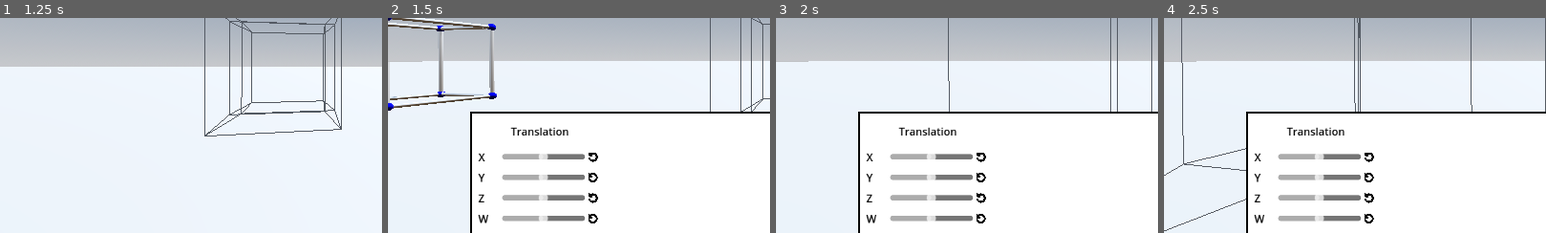
Above: before the commit, frames 1-4 (left to right).
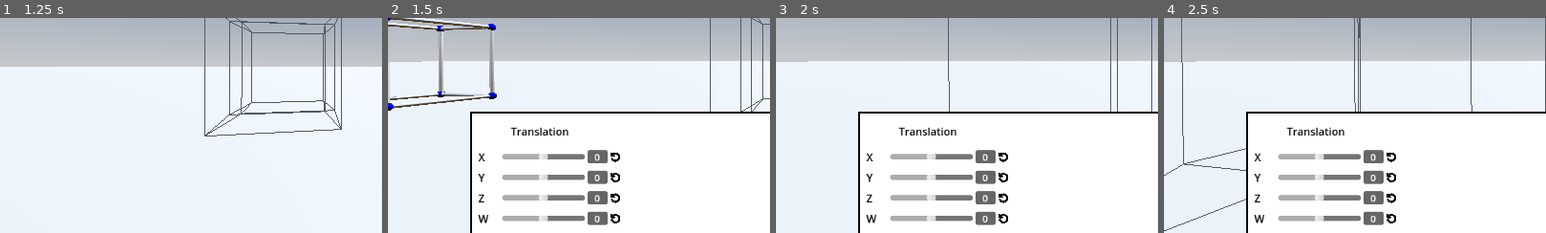
Above: after the commit, the same moments.

Repository: Stantrh/Projet_Tutore_4D_VR_KOMODZINSKI_RYSAK_TROHA
Game: Godot game, scene res://Scenes/world.tscn
Two runs of this game, one before a commit and one after it. Both use one fixed random seed, a clock stepped at 60 frames per second and the inputs below.
Inputs (mouse positions are % of the whole screen's width and height, from its top left):
- Up to frame 1 (1.25 s): tap Enter at 0.5 s; move the mouse to (55, 50) at 0.52 s; hold W (move_forward) from 0.53 s (still down); hold Middle mouse button (rotate) from 0.53 s (still down)
- Up to frame 2 (1.5 s): keep holding W (move_forward); move the mouse to (45, 50) at 1.27 s; release Middle mouse button (rotate) at 1.28 s; click (45, 50) at 1.35 s
- Up to frame 3 (2 s): keep holding W (move_forward)
- Up to frame 4 (2.5 s): move the mouse to (60, 28) at 2.02 s; release W (move_forward) at 2.03 s; hold D (move_right) from 2.03 s (still down); hold Middle mouse button (rotate) from 2.03 s (still down)
The pictures show only the part of the screen within x 0-50%, y 40-90%; the shares and areas given below are measured in that part.

Frame 1 is identical in both runs. In frame 2, 1.6% of the frame differs, in the area x 52-61%, y 61-97%; in frame 3, 1.6%; in frame 4, 1.6%.

Commit message:
Modification UI

Diff:
--- a/app4d/Scenes/ui.tscn
+++ b/app4d/Scenes/ui.tscn
@@ -9,6 +9,9 @@
 
 [sub_resource type="LabelSettings" id="LabelSettings_aibw1"]
 font_color = Color(0, 0, 0, 1)
+
+[sub_resource type="LabelSettings" id="LabelSettings_5e1nt"]
+font_size = 15
 
 [node name="UI" type="Control"]
 layout_mode = 3
@@ -105,6 +108,30 @@
 min_value = -10.0
 max_value = 10.0
 
+[node name="Panel" type="Panel" parent="ReferenceRect/ColorRect/Translation/HBoxContainer/HBoxContainer"]
+self_modulate = Color(0, 0, 0, 1)
+custom_minimum_size = Vector2(30, 20)
+layout_mode = 2
+size_flags_vertical = 4
+
+[node name="Label" type="Label" parent="ReferenceRect/ColorRect/Translation/HBoxContainer/HBoxContainer/Panel"]
+custom_minimum_size = Vector2(28, 23)
+layout_mode = 1
+anchors_preset = 8
+anchor_left = 0.5
+anchor_top = 0.5
+anchor_right = 0.5
+anchor_bottom = 0.5
+offset_left = -14.0
+offset_top = -11.5
+offset_right = 14.0
+offset_bottom = 11.5
+grow_horizontal = 2
+grow_vertical = 2
+text = "0"
+label_settings = SubResource("LabelSettings_5e1nt")
+horizontal_alignment = 1
+
 [node name="x_translation_reset" type="TextureButton" parent="ReferenceRect/ColorRect/Translation/HBoxContainer/HBoxContainer"]
 custom_minimum_size = Vector2(16, 24)
 layout_mode = 2
@@ -141,6 +168,30 @@
 size_flags_vertical = 4
 min_value = -10.0
 max_value = 10.0
+
+[node name="Panel" type="Panel" parent="ReferenceRect/ColorRect/Translation/HBoxContainer2/HBoxContainer"]
+self_modulate = Color(0, 0, 0, 1)
+custom_minimum_size = Vector2(30, 20)
+layout_mode = 2
+size_flags_vertical = 4
+
+[node name="Label" type="Label" parent="ReferenceRect/ColorRect/Translation/HBoxContainer2/HBoxContainer/Panel"]
+custom_minimum_size = Vector2(28, 23)
+layout_mode = 1
+anchors_preset = 8
+anchor_left = 0.5
+anchor_top = 0.5
+anchor_right = 0.5
+anchor_bottom = 0.5
+offset_left = -14.0
+offset_top = -11.5
+offset_right = 14.0
+offset_bottom = 11.5
+grow_horizontal = 2
+grow_vertical = 2
+text = "0"
+label_settings = SubResource("LabelSettings_5e1nt")
+horizontal_alignment = 1
 
 [node name="y_translation_reset" type="TextureButton" parent="ReferenceRect/ColorRect/Translation/HBoxContainer2/HBoxContainer"]
 custom_minimum_size = Vector2(16, 24)
@@ -180,6 +231,30 @@
 min_value = -10.0
 max_value = 10.0
 
+[node name="Panel" type="Panel" parent="ReferenceRect/ColorRect/Translation/HBoxContainer3/HBoxContainer"]
+self_modulate = Color(0, 0, 0, 1)
+custom_minimum_size = Vector2(30, 20)
+layout_mode = 2
+size_flags_vertical = 4
+
+[node name="Label" type="Label" parent="ReferenceRect/ColorRect/Translation/HBoxContainer3/HBoxContainer/Panel"]
+custom_minimum_size = Vector2(28, 23)
+layout_mode = 1
+anchors_preset = 8
+anchor_left = 0.5
+anchor_top = 0.5
+anchor_right = 0.5
+anchor_bottom = 0.5
+offset_left = -14.0
+offset_top = -11.5
+offset_right = 14.0
+offset_bottom = 11.5
+grow_horizontal = 2
+grow_vertical = 2
+text = "0"
+label_settings = SubResource("LabelSettings_5e1nt")
+horizontal_alignment = 1
+
 [node name="z_translation_reset" type="TextureButton" parent="ReferenceRect/ColorRect/Translation/HBoxContainer3/HBoxContainer"]
 custom_minimum_size = Vector2(16, 24)
 layout_mode = 2
@@ -216,6 +291,30 @@
 size_flags_vertical = 4
 min_value = -10.0
 max_value = 10.0
+
+[node name="Panel" type="Panel" parent="ReferenceRect/ColorRect/Translation/HBoxContainer4/HBoxContainer"]
+self_modulate = Color(0, 0, 0, 1)
+custom_minimum_size = Vector2(30, 20)
+layout_mode = 2
+size_flags_vertical = 4
+
+[node name="Label" type="Label" parent="ReferenceRect/ColorRect/Translation/HBoxContainer4/HBoxContainer/Panel"]
+custom_minimum_size = Vector2(28, 23)
+layout_mode = 1
+anchors_preset = 8
+anchor_left = 0.5
+anchor_top = 0.5
+anchor_right = 0.5
+anchor_bottom = 0.5
+offset_left = -14.0
+offset_top = -11.5
+offset_right = 14.0
+offset_bottom = 11.5
+grow_horizontal = 2
+grow_vertical = 2
+text = "0"
+label_settings = SubResource("LabelSettings_5e1nt")
+horizontal_alignment = 1
 
 [node name="w_translation_reset" type="TextureButton" parent="ReferenceRect/ColorRect/Translation/HBoxContainer4/HBoxContainer"]
 custom_minimum_size = Vector2(16, 24)
--- a/app4d/Scripts/ui.gd
+++ b/app4d/Scripts/ui.gd
@@ -5,7 +5,12 @@
 $ReferenceRect/ColorRect/Translation/HBoxContainer2/HBoxContainer/translation_y_slider,
 $ReferenceRect/ColorRect/Translation/HBoxContainer3/HBoxContainer/translation_z_slider,
 $ReferenceRect/ColorRect/Translation/HBoxContainer4/HBoxContainer/translation_w_slider]
-
+@onready var sliders_label : Array[Label] = [
+	$ReferenceRect/ColorRect/Translation/HBoxContainer/HBoxContainer/Panel/Label,
+	$ReferenceRect/ColorRect/Translation/HBoxContainer2/HBoxContainer/Panel/Label,
+	$ReferenceRect/ColorRect/Translation/HBoxContainer3/HBoxContainer/Panel/Label,
+	$ReferenceRect/ColorRect/Translation/HBoxContainer4/HBoxContainer/Panel/Label
+]
 
 # Pour les sliders, on garde les positions des sliders précédents dans un dictionnaire qu'on actualise
 var prev_translation_pos = {} # translations
@@ -157,6 +162,7 @@
 
 		object_controlled.vect_translate = Vector4(delta_x, 0, 0, 0)
 		object_controlled.is_translate = true
+		sliders_label[0].text = str(value)
 
 
 func _on_translation_y_slider_value_changed(value):
@@ -173,7 +179,7 @@
 
 		object_controlled.vect_translate = Vector4(0, delta_y, 0, 0)
 		object_controlled.is_translate = true
-
+		sliders_label[1].text = str(value)
 
 func _on_translation_z_slider_value_changed(value):
 	if object_controlled != null:
@@ -188,7 +194,7 @@
 
 		object_controlled.vect_translate = Vector4(0, 0, delta_z, 0)
 		object_controlled.is_translate = true
-
+		sliders_label[2].text = str(value)
 func _on_translation_w_slider_value_changed(value):
 	if object_controlled != null:
 		print("W : " + str(value))
@@ -202,7 +208,7 @@
 
 		object_controlled.vect_translate = Vector4(0, 0, 0, delta_w)
 		object_controlled.is_translate = true
-
+		sliders_label[3].text = str(value)
 
 
 func open_interface(object):
@@ -212,11 +218,14 @@
 		var indice = 0
 		for translation_slider in translation_sliders:
 			translation_slider.value = slider_pos_array[indice]
+			sliders_label[indice].text = str(slider_pos_array[indice])
 			indice += 1
 	else:
 		#print("HEYYYY C'EST DU 0. Vide ? : " + str(prev_translation_pos.size()))
 		for translation_slider in translation_sliders:
 			translation_slider.value = 0
+		for slider_label in sliders_label :
+			slider_label.text = "0"
 
 	if prev_rotation_pos.has(object):
 		var button_pos_dict = prev_rotation_pos[object] # on récupère le dictionnaire de l'hypercube courant
Not shown: 1 places in app4d/Scenes/ui.tscn that only renumber resources
